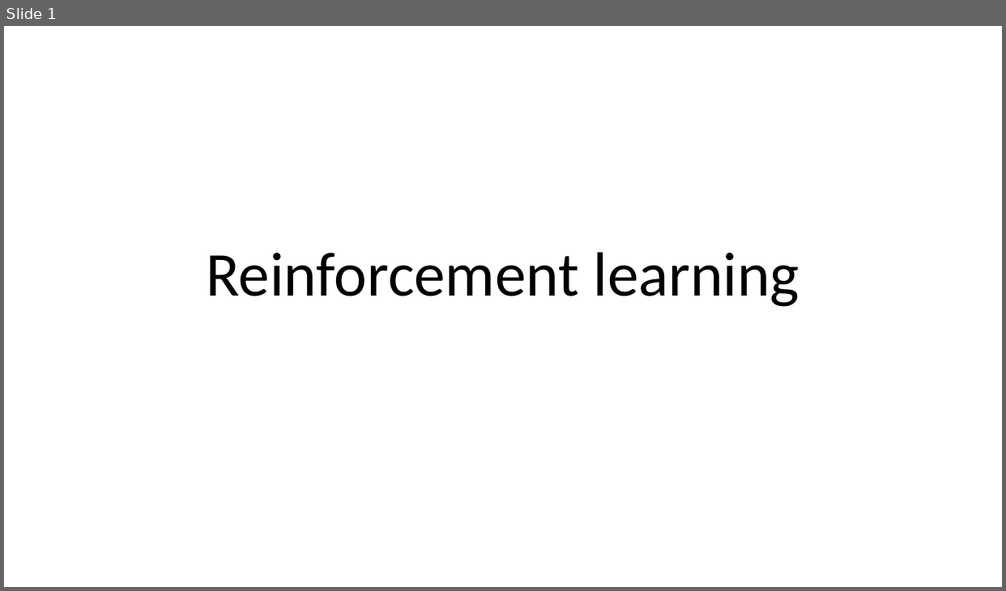
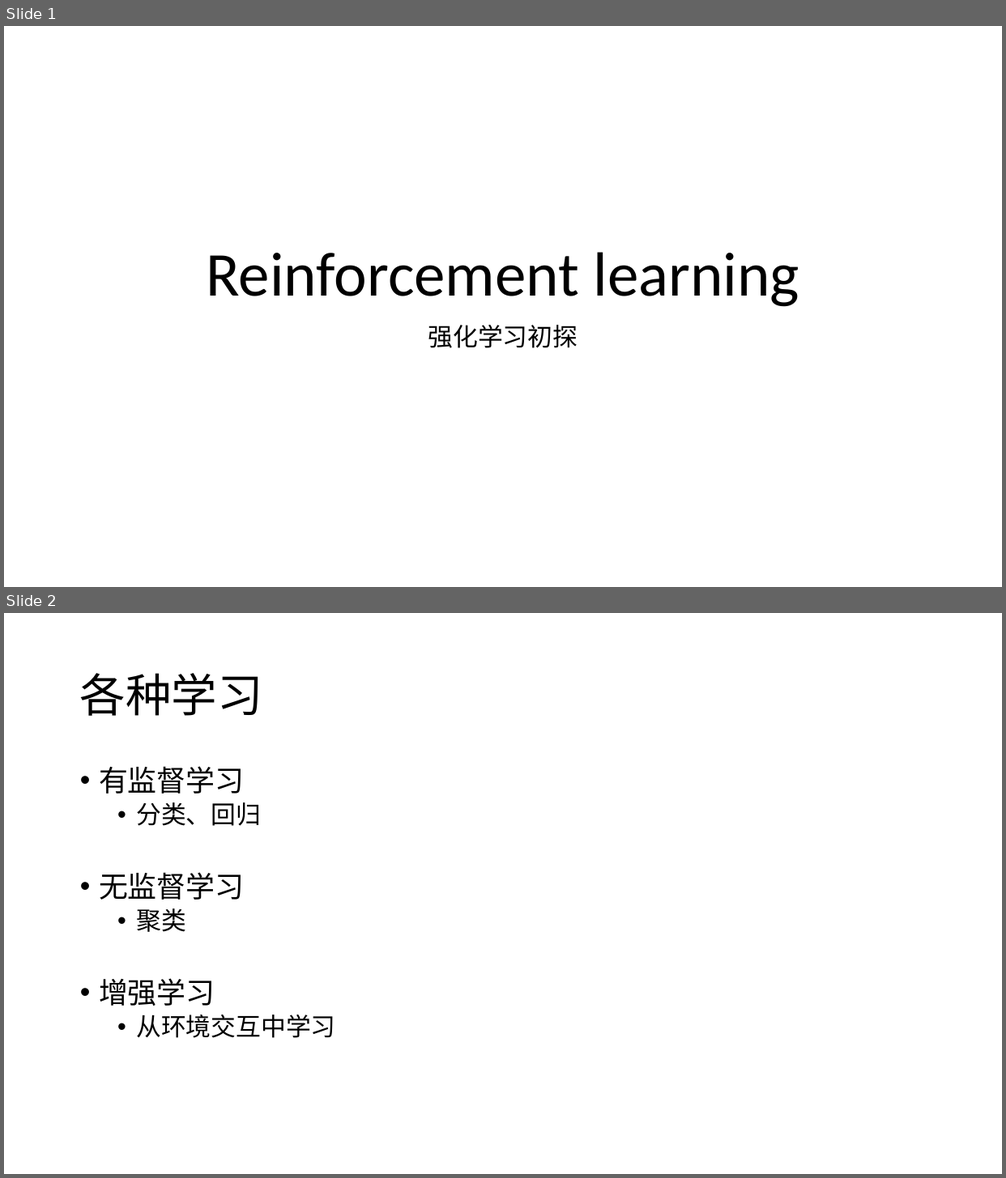
Before and after one commit to foamliu/Learning-DL, a slide deck: rl/RL.pptx. Shown one above the other, each under a label of ours: slide 1 before the commit, slides 1 and 2 after it. The pictures are 1006x591 and 1006x1178 pixels, drawn with LibreOffice and Linux fonts; fonts in the diff are those of the drawing. Boxes give left, top, right and bottom in pixels: in the first picture for what was removed or moved away, otherwise in the second. Text is boxed around its words. In the diff, an @@ line names an element or a change of style, - is before the commit and + after.

```diff
--- a/rl/RL.pptx
+++ b/rl/RL.pptx
@@ slide 2 added at box(4, 613, 1002, 1174), background #FFFFFF @@
@@ title added at box(80, 673, 263, 716), 44 pt, text #000000 @@
+各种学习
@@ text added at box(99, 766, 335, 1038), 24 pt, text #000000 @@
+• 有监督学习
+  • 分类、回归
+• 无监督学习
+  • 聚类
+• 增强学习
+  • 从环境交互中学习
@@ slide 1 changed as well @@
@@ subtitle added at box(428, 325, 578, 348), 24 pt, text #000000 @@
+强化学习初探
```
Also in this commit, not shown: 15 other slides added, 1 other file.
